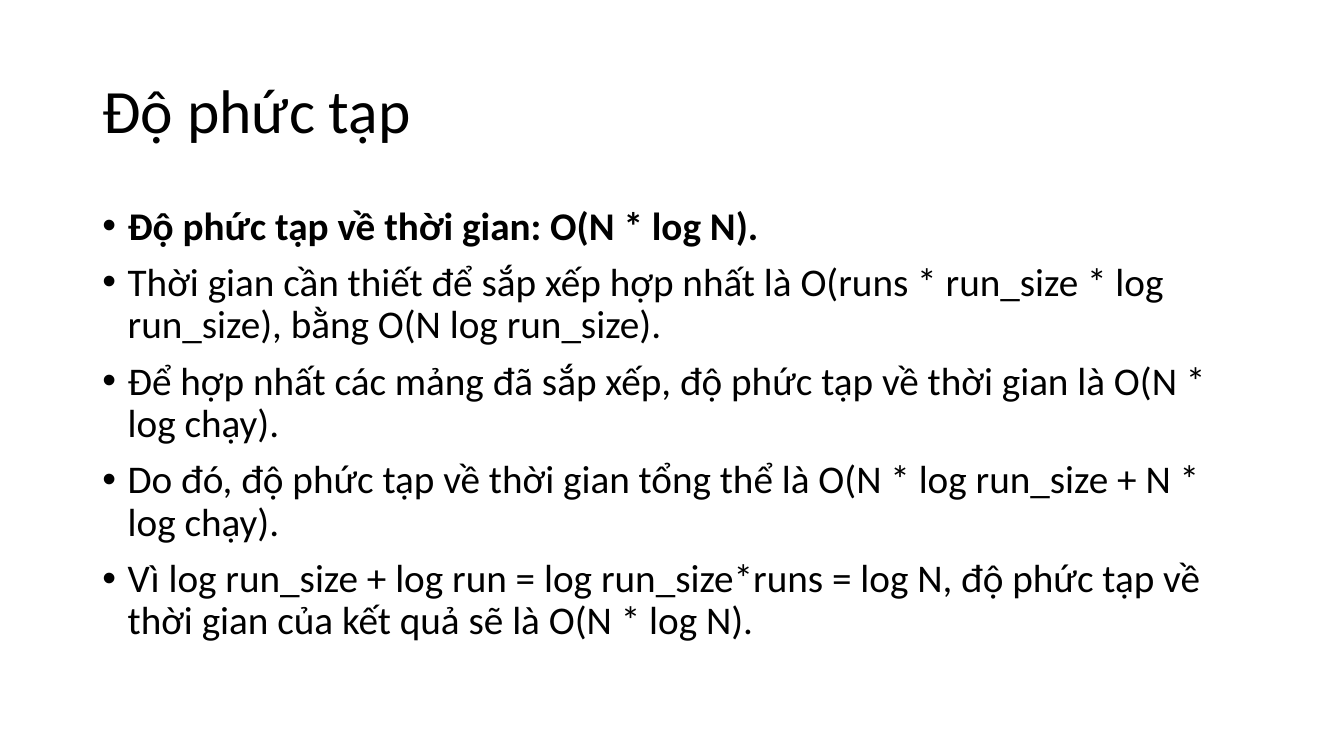
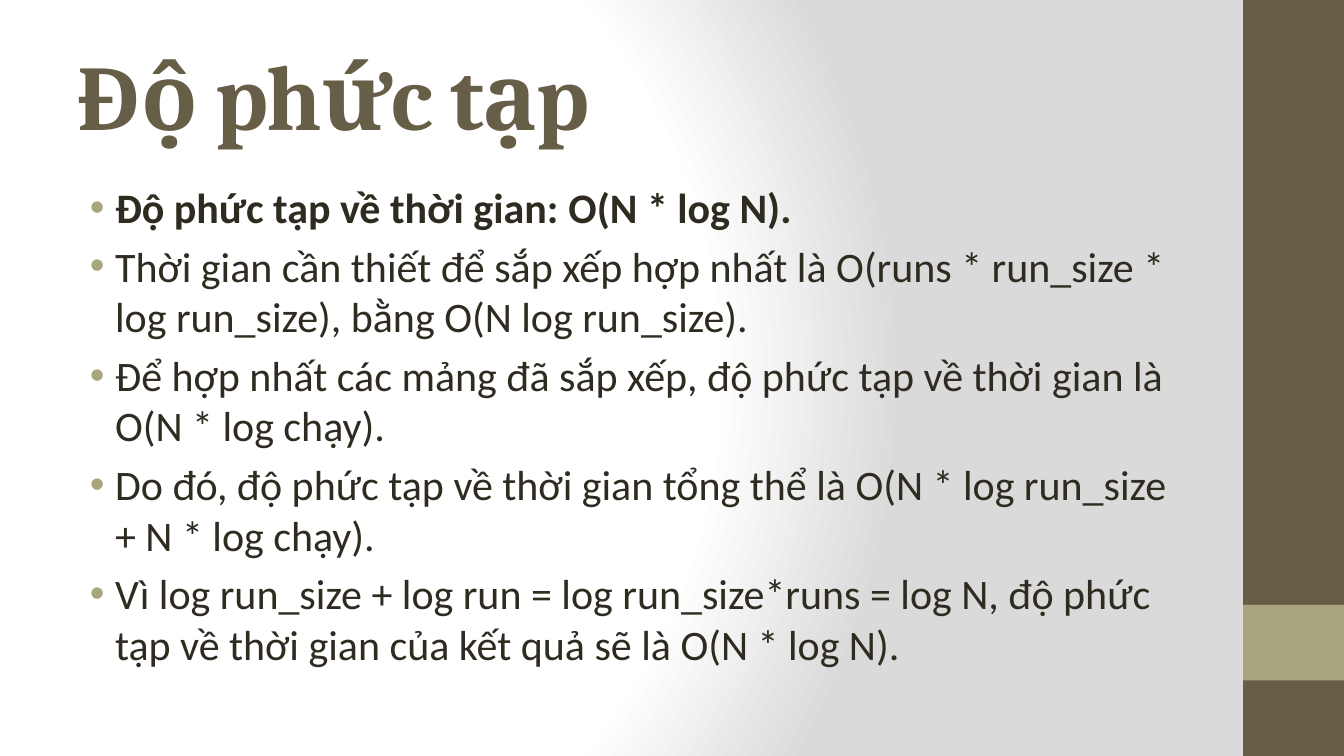
Before and after one commit to unicorn-vn/cs523-o11-team-12, a slide deck: slide 10 of slide/Sắp xếp ngoại (External Sort).pptx (slide 8 before the commit). Drawn at 1344x756 pixels with LibreOffice and Linux fonts; fonts in the diff are those of the drawing. Boxes give left, top, right and bottom in pixels: in the first picture for what was removed or moved away, otherwise in the second. Text is boxed around its words. In the diff, an @@ line names an element or a change of style, - is before the commit and + after.

```diff
--- a/slide/Sắp xếp ngoại (External Sort).pptx
+++ b/slide/Sắp xếp ngoại (External Sort).pptx
@@ background #FFFFFF to gradient #FFFFFF to #DADADA @@
@@ rectangle added at <box>1243,0,1344,756</box>, fill #675E47 @@
@@ title "Độ phức tạp": place and size @@
-title "Độ phức tạp" at <box>102,89,411,144</box>
+title "Độ phức tạp" at <box>115,193,330,231</box>
@@ title "Độ phức tạp" at <box>115,193,330,231</box>: size 44 to 66 pt, font Calibri to Cambria, text colour #000000 to #675E47, letter spacing 0 to -1 pt, bold on; line spacing 0.9 to 1 @@
@@ text "Độ phức tạp về thời ...": place and size @@
-text "Độ phức tạp về thời ..." at <box>128,210,1200,641</box>
+text "Độ phức tạp về thời ..." at <box>115,191,1166,668</box>
@@ text "Độ phức tạp về thời ..." at <box>115,191,1166,668</box>: size 28 to 30 pt, text colour #000000 to #2F2B20; indent changed; line spacing 0.9 to 1; less space between paragraphs @@
@@ rectangle added at <box>1243,605,1344,681</box>, fill #A9A57C @@
```
Also in this commit, not shown: 7 other slides changed, 4 slides added, 2 slides removed.
